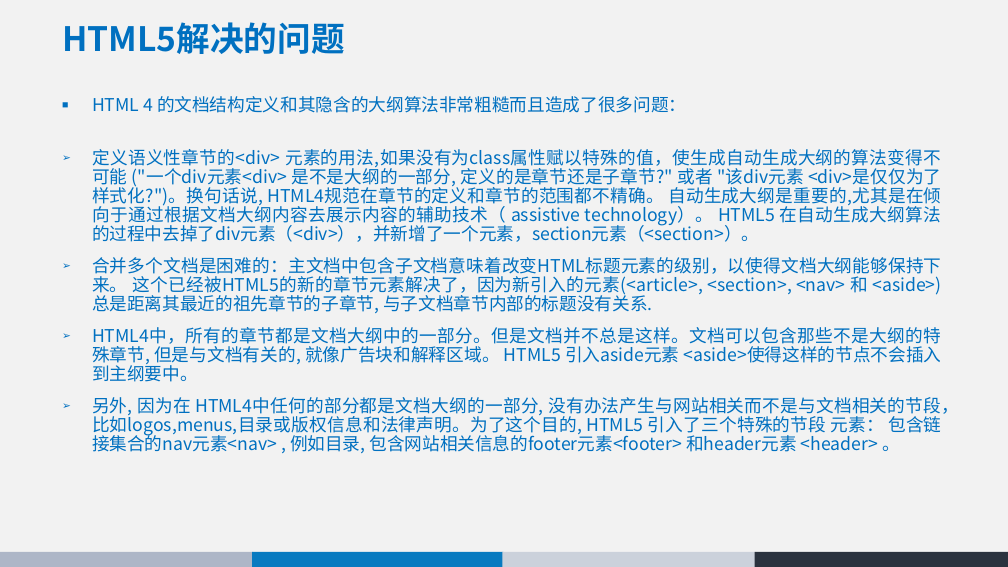
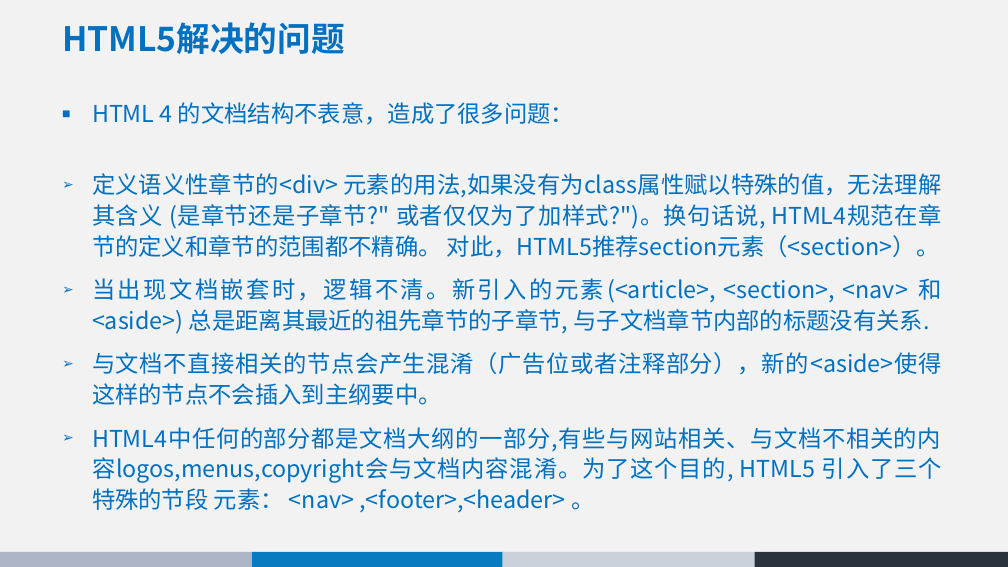
Before and after one commit to chunchill/WEB-Training, a slide deck: slide 36 of 01html5/HTML5 - York.pptx. Drawn at 1008x567 pixels with LibreOffice and Linux fonts; fonts in the diff are those of the drawing. Boxes give left, top, right and bottom in pixels: in the first picture for what was removed or moved away, otherwise in the second. Text is boxed around its words. In the diff, an @@ line names an element or a change of style, - is before the commit and + after.

Commit message:
add

```diff
--- a/01html5/HTML5 - York.pptx
+++ b/01html5/HTML5 - York.pptx
@@ text at bbox=[92, 102, 942, 512]: text changed; size 16.8 to 22.2 pt @@
-■ HTML 4 的文档结构定义和其隐含的大纲算法非常粗糙而且造成了很多问题：
-➢ 定义语义性章节的<div> 元素的用法,如果没有为class属性赋以特殊的值，使生成自动生成大纲的算法变得不可能 ("一个div元素<div> 是不是大纲的一部分, 定义的是章节还是子章节?" 或者 "该div元素 <div>是仅仅为了样式化?")。换句话说, HTML4规范在章节的定义和章节的范围都不精确。 自动生成大纲是重要的,尤其是在倾向于通过根据文档大纲内容去展示内容的辅助技术（ assistive technology）。 HTML5 在自动生成大纲算法的过程中去掉了div元素（<div>），并新增了一个元素，section元素（<section>）。
-➢ 合并多个文档是困难的：主文档中包含子文档意味着改变HTML标题元素的级别，以使得文档大纲能够保持下来。 这个已经被HTML5的新的章节元素解决了，因为新引入的元素(<article>, <section>, <nav> 和 <aside>) 总是距离其最近的祖先章节的子章节, 与子文档章节内部的标题没有关系.
-➢ HTML4中，所有的章节都是文档大纲中的一部分。但是文档并不总是这样。文档可以包含那些不是大纲的特殊章节, 但是与文档有关的, 就像广告块和解释区域。 HTML5 引入aside元素 <aside>使得这样的节点不会插入到主纲要中。
-➢ 另外, 因为在 HTML4中任何的部分都是文档大纲的一部分, 没有办法产生与网站相关而不是与文档相关的节段，比如logos,menus,目录或版权信息和法律声明。为了这个目的, HTML5 引入了三个特殊的节段 元素： 包含链接集合的nav元素<nav> , 例如目录, 包含网站相关信息的footer元素<footer> 和header元素 <header> 。
+■ HTML 4 的文档结构不表意，造成了很多问题：
+➢ 定义语义性章节的<div> 元素的用法,如果没有为class属性赋以特殊的值，无法理解其含义 (是章节还是子章节?" 或者仅仅为了加样式?")。换句话说, HTML4规范在章节的定义和章节的范围都不精确。 对此，HTML5推荐section元素（<section>）。
+➢ 当出现文档嵌套时，逻辑不清。新引入的元素(<article>, <section>, <nav> 和 <aside>) 总是距离其最近的祖先章节的子章节, 与子文档章节内部的标题没有关系.
+➢ 与文档不直接相关的节点会产生混淆（广告位或者注释部分），新的<aside>使得这样的节点不会插入到主纲要中。
+➢ HTML4中任何的部分都是文档大纲的一部分,有些与网站相关、与文档不相关的内容logos,menus,copyright会与文档内容混淆。为了这个目的, HTML5 引入了三个特殊的节段 元素： <nav> ,<footer>,<header> 。
```
Also in this commit, not shown: 23 other slides changed, 2 slides added, 9 slides removed.
